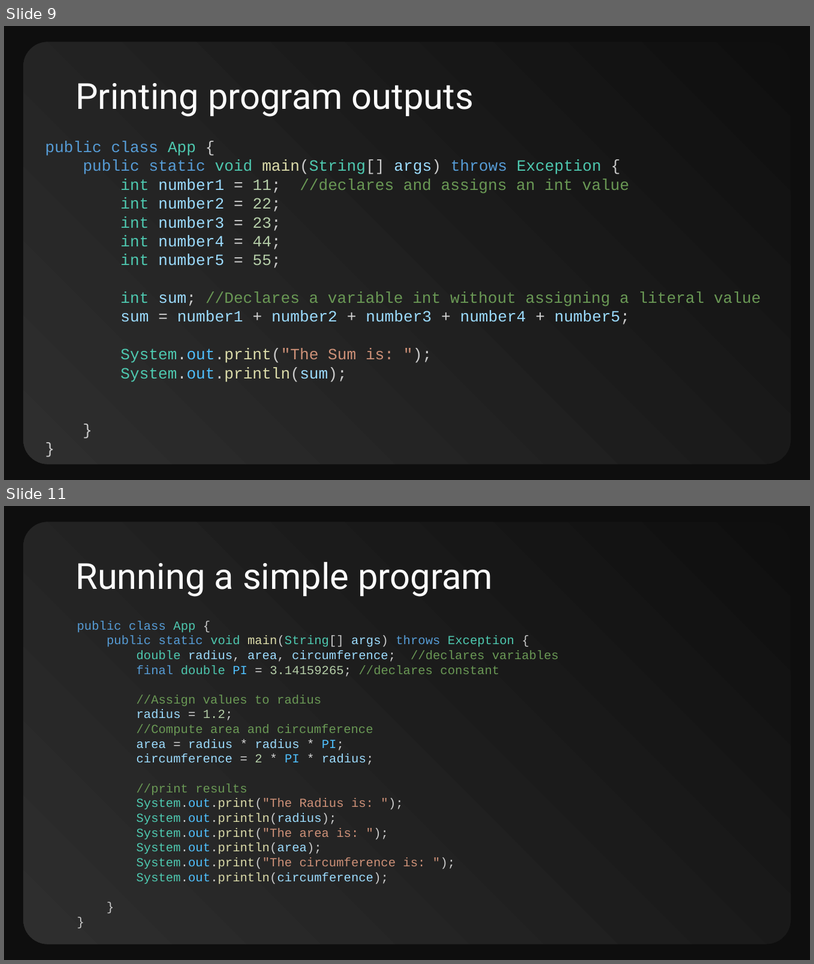
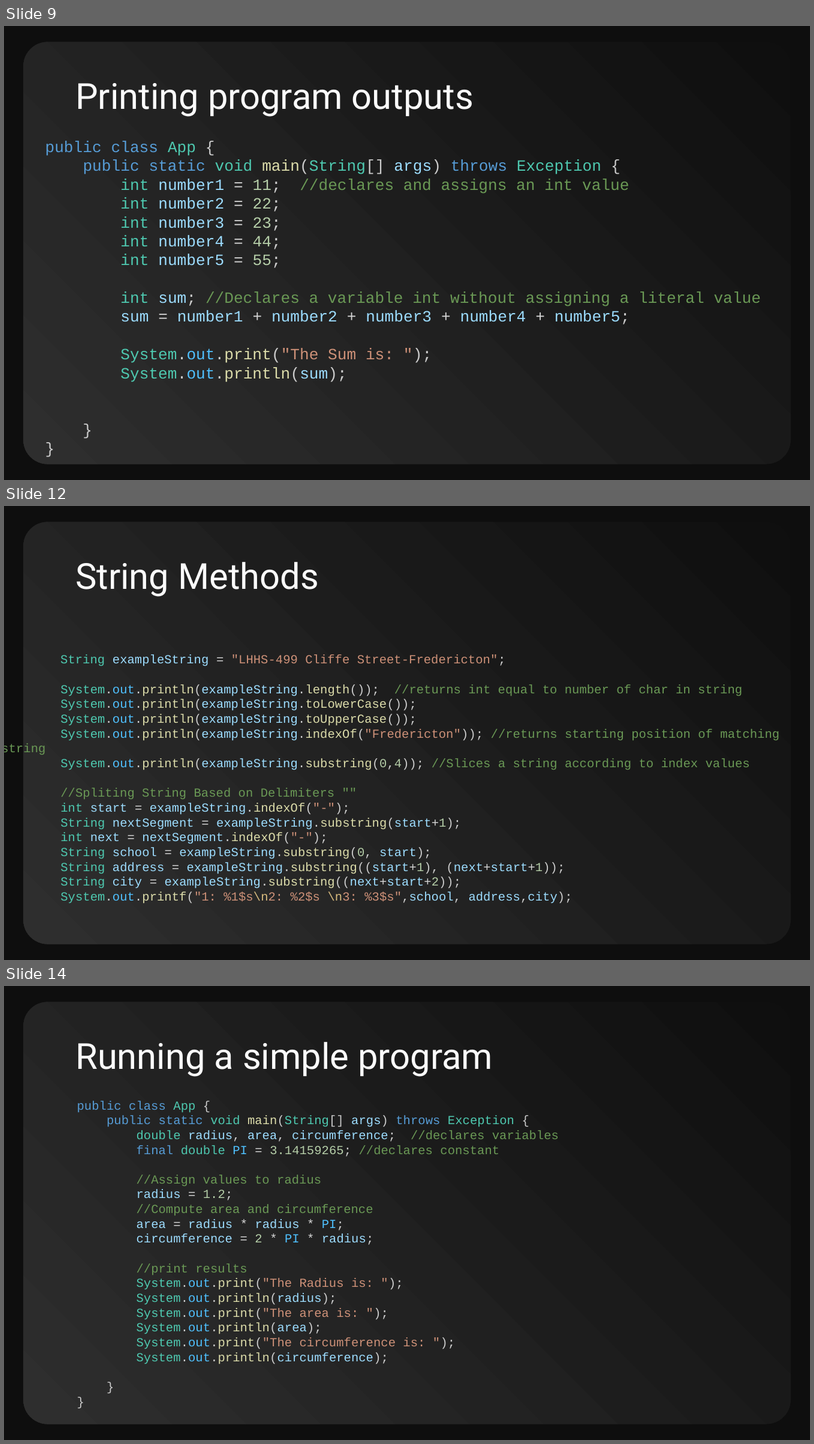
Before and after one commit to CompSci-120-LHHS/cs120mainclass, a slide deck: 001_Course_Lectures/01_UNIT1_Strings.pptx. Shown one above the other, each under a label of ours: slides 9 and 11 before the commit, slides 9, 12 and 14 after it; the slides between them are not shown. The pictures are 814x964 and 814x1444 pixels, drawn with LibreOffice and Linux fonts; fonts in the diff are those of the drawing. Boxes give left, top, right and bottom in pixels: in the first picture for what was removed or moved away, otherwise in the second. Text is boxed around its words. In the diff, an @@ line names an element or a change of style, - is before the commit and + after.

```diff
--- a/001_Course_Lectures/01_UNIT1_Strings.pptx
+++ b/001_Course_Lectures/01_UNIT1_Strings.pptx
@@ slide 12 added at [4, 506, 810, 960], background #0E0E0E; not listed: 1 template element that a slide beside it also shows @@
@@ title added at [75, 562, 319, 597], 32 pt, text #FAFAFA @@
+String Methods
@@ text added at [4, 655, 780, 903], 11 pt, text #9CDCFE @@
+String exampleString = "LHHS-499 Cliffe Street-Fredericton";
+System.out.println(exampleString.length()); //returns int equal to number of char in string
+System.out.println(exampleString.toLowerCase());
+System.out.println(exampleString.toUpperCase());
+System.out.println(exampleString.indexOf("Fredericton")); //returns starting position of matching string
+System.out.println(exampleString.substring(0,4)); //Slices a string according to index values
+//Spliting String Based on Delimiters ""
+int start = exampleString.indexOf("-");
+String nextSegment = exampleString.substring(start+1);
+int next = nextSegment.indexOf("-");
+String school = exampleString.substring(0, start);
+String address = exampleString.substring((start+1), (next+start+1));
+String city = exampleString.substring((next+start+2));
+System.out.printf("1: %1$s\n2: %2$s \n3: %3$s",school, address,city);
@@ what was slide 11 is now slide 14 @@
```
Also in this commit, not shown: 2 slides changed, 3 other slides added, 1 slide removed, 20 other files.
